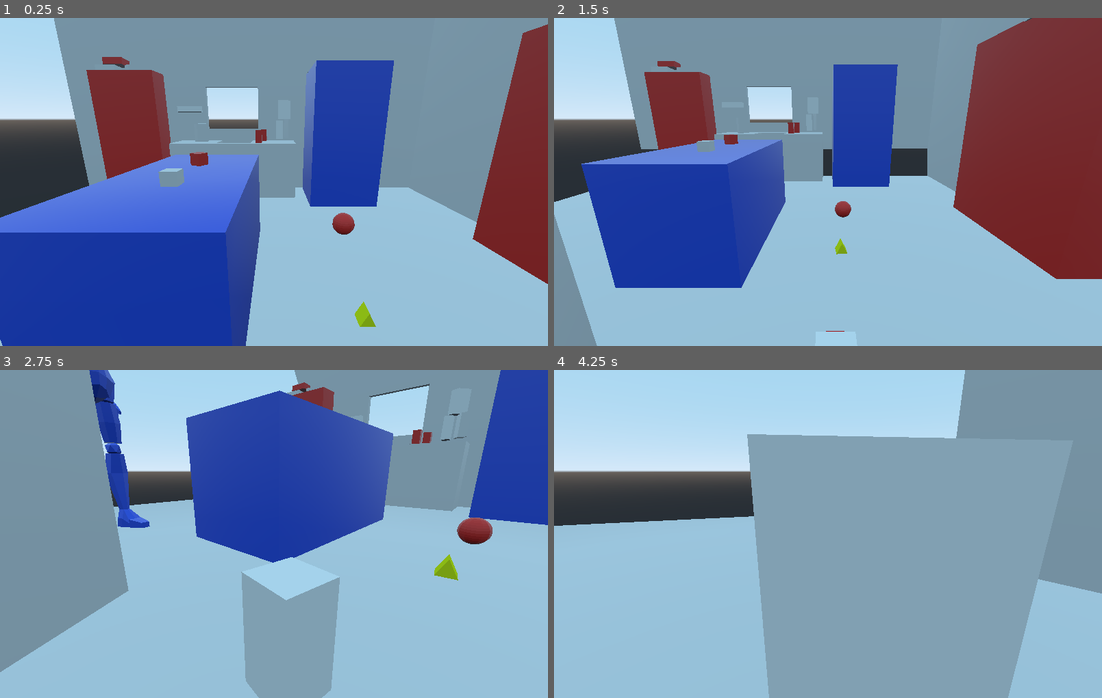
Above: before the commit, frames 1-4 (two rows, left to right).
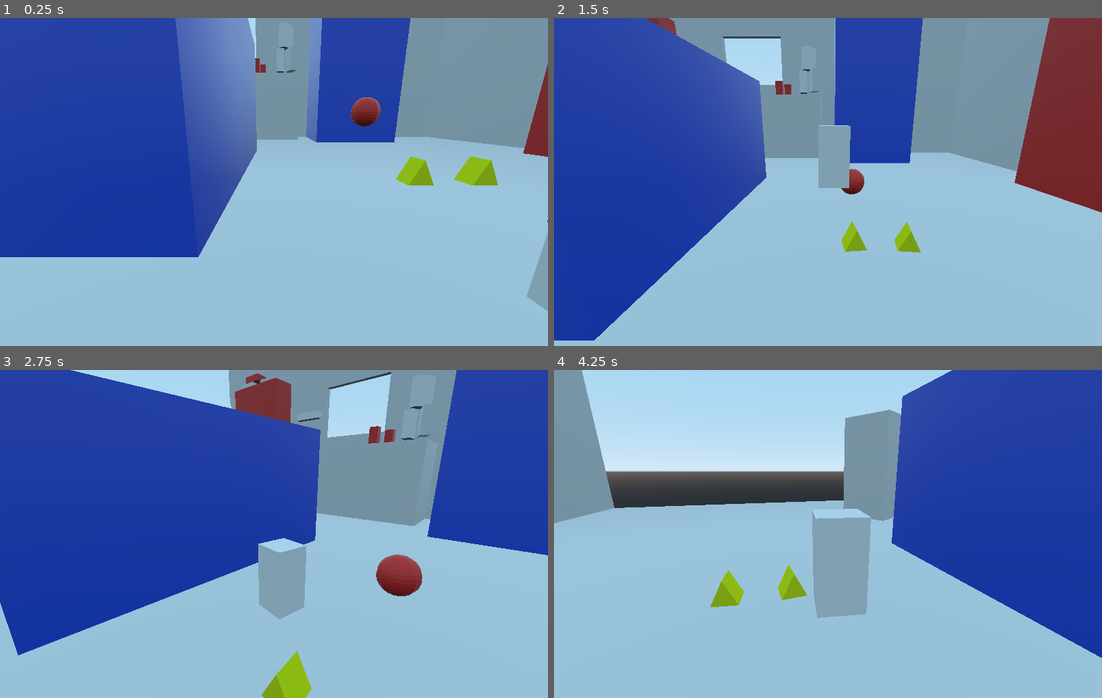
Above: after the commit, the same moments.

Repository: AntonCorrea/game-duendes
Game: Godot game, scene res://scenes/Game.tscn
The game is run twice, just before and just after one commit, with the same random seed, the same clock (stepped at 60 frames per second) and the same inputs.
Inputs (mouse positions are in pixels of both pictures, inside the frame that each line leads up to):
- Up to frame 1 (0.25 s): no input
- Up to frame 2 (1.5 s): hold W (move_forwards) from 0.53 s (still down); tap F (use) at 0.6 s; click (828, 182) at 0.67 s; tap Space (jump) at 0.77, 0.8, 1.07, 1.35 s; move the mouse to (992, 231) at 1.27 s; click (992, 231) at 1.42 s
- Up to frame 3 (2.75 s): tap Space (jump) at 1.52, 1.82, 2.3 s; tap F (use) at 1.55, 2.1 s; move the mouse to (109, 484) at 2.02 s; release W (move_forwards) at 2.03 s; hold A (turn_left) from 2.03 s (still down); click (109, 484) at 2.17 s
- Up to frame 4 (4.25 s): move the mouse to (855, 534) at 2.77 s; tap F (use) at 2.85 s; click (855, 534) at 2.92 s; tap Space (jump) at 3.02, 3.32, 3.6, 3.77, 4.07 s; move the mouse to (745, 452) at 3.52 s; release A (turn_left) at 3.53 s; hold S (move_backwards) from 3.53 s (still down); click (745, 452) at 3.67 s

The runs differ from the first frame. In frame 1, 62% of the frame differs, in the area x 0-100%, y 0-100%; in frame 2, 44%; in frame 3, 48%; in frame 4, 55%.

Commit message:
pick able elements

Diff:
--- a/scenes/CamOrigin.tscn
+++ b/scenes/CamOrigin.tscn
@@ -1,11 +1,10 @@
 [gd_scene load_steps=2 format=2]
 
 [ext_resource path="res://scripts/CamOrigin.gd" type="Script" id=1]
-
 
 [node name="CamOrigin" type="Spatial"]
 script = ExtResource( 1 )
 interpolation_delta = 1.0
 
 [node name="Camera" type="Camera" parent="."]
-transform = Transform( 1, 0, 0, 0, 0.965926, 0.258819, 0, -0.258819, 0.965926, 0, 3.96593, 5.74118 )
+transform = Transform( 1, 0, 0, 0, 0.965926, 0.258819, 0, -0.258819, 0.965926, 0, 5.77766, 12.5027 )
--- a/scenes/Game.tscn
+++ b/scenes/Game.tscn
@@ -21,9 +21,12 @@
 [node name="Escenario_placeholder_20 (1)" parent="." instance=ExtResource( 2 )]
 
 [node name="Player" parent="." instance=ExtResource( 4 )]
-transform = Transform( 1, 0, 1.06581e-14, 0, 1, 0, -1.06581e-14, 0, 1, 18, 46, 39 )
+transform = Transform( 1, 0, 1.06581e-14, 0, 1, 0, -1.06581e-14, 0, 1, 18, 0, 13 )
 
 [node name="Object" parent="." instance=ExtResource( 6 )]
 transform = Transform( 1, 0, 0, 0, 1, 0, 0, 0, 1, 20, 2, 0 )
 
+[node name="Object2" parent="." instance=ExtResource( 6 )]
+transform = Transform( 1, 0, 0, 0, 1, 0, 0, 0, 1, 25, 2, 0 )
+
 [editable path="CamOrigin"]
--- a/scenes/Object.tscn
+++ b/scenes/Object.tscn
@@ -1,28 +1,30 @@
-[gd_scene load_steps=5 format=2]
+[gd_scene load_steps=6 format=2]
+
+[ext_resource path="res://scripts/Object.gd" type="Script" id=1]
+
+[sub_resource type="BoxShape" id=1]
+
+[sub_resource type="PrismMesh" id=2]
+
+[sub_resource type="SpatialMaterial" id=3]
+albedo_color = Color( 0.941176, 0.996078, 0, 1 )
 
 [sub_resource type="BoxShape" id=4]
 
-[sub_resource type="PrismMesh" id=1]
-
-[sub_resource type="SpatialMaterial" id=2]
-albedo_color = Color( 0.941176, 0.996078, 0, 1 )
-
-[sub_resource type="BoxShape" id=5]
-
 [node name="Object" type="RigidBody"]
 transform = Transform( 1, 0, 0, 0, 1, 0, 0, 0, 1, 0, 1, 0 )
-mass = 10.0
+script = ExtResource( 1 )
 
 [node name="CollisionShape" type="CollisionShape" parent="."]
-shape = SubResource( 4 )
+shape = SubResource( 1 )
 
 [node name="MeshInstance" type="MeshInstance" parent="."]
-mesh = SubResource( 1 )
-material/0 = SubResource( 2 )
+mesh = SubResource( 2 )
+material/0 = SubResource( 3 )
 
 [node name="UseArea" type="Area" parent="." groups=[
 "use",
 ]]
 
 [node name="CollisionShape" type="CollisionShape" parent="UseArea"]
-shape = SubResource( 5 )
+shape = SubResource( 4 )
--- a/scenes/Player.tscn
+++ b/scenes/Player.tscn
@@ -1,6 +1,9 @@
 [gd_scene load_steps=7 format=2]
 
 [ext_resource path="res://scripts/Player.gd" type="Script" id=1]
+
+[sub_resource type="CapsuleShape" id=4]
+height = 2.0
 
 [sub_resource type="CubeMesh" id=1]
 size = Vector3( 2, 4, 2 )
@@ -11,33 +14,33 @@
 [sub_resource type="SpatialMaterial" id=3]
 albedo_color = Color( 0.964706, 0, 0, 1 )
 
-[sub_resource type="CapsuleShape" id=4]
-height = 2.0
-
 [sub_resource type="BoxShape" id=5]
 extents = Vector3( 2, 2, 2 )
 
 [node name="Player" type="KinematicBody"]
 script = ExtResource( 1 )
 
+[node name="CollisionShapePlayer" type="CollisionShape" parent="."]
+transform = Transform( 1, 0, 0, 0, -4.37114e-08, 1, 0, -1, -4.37114e-08, 0, 2, 0 )
+shape = SubResource( 4 )
+
 [node name="MeshInstance" type="MeshInstance" parent="."]
 transform = Transform( 1, 0, 0, 0, 1, 0, 0, 0, 1, 0, 2, 0 )
 mesh = SubResource( 1 )
 material/0 = null
 
-[node name="MeshInstance2" type="MeshInstance" parent="."]
-transform = Transform( 1, 0, 0, 0, 1, 0, 0, 0, 1, 0, 3, -1 )
+[node name="MeshInstance2" type="MeshInstance" parent="MeshInstance"]
+transform = Transform( 1, 0, 0, 0, 1, 0, 0, 0, 1, 0, 1, -1 )
 mesh = SubResource( 2 )
 material/0 = SubResource( 3 )
-
-[node name="CollisionShapePlayer" type="CollisionShape" parent="."]
-transform = Transform( 1, 0, 0, 0, -4.37114e-08, 1, 0, -1, -4.37114e-08, 0, 2, 0 )
-shape = SubResource( 4 )
 
 [node name="UseArea" type="Area" parent="."]
 
 [node name="CollisionShape" type="CollisionShape" parent="UseArea"]
 transform = Transform( 1, 0, 0, 0, 1, 0, 0, 0, 1, 0, 2, -3 )
 shape = SubResource( 5 )
+
+[node name="SpatialObjectsContainer" type="Spatial" parent="."]
+transform = Transform( 1, 0, 0, 0, 1, 0, 0, 0, 1, 0, 5.5, 0 )
 [connection signal="area_entered" from="UseArea" to="." method="_on_UseArea_area_entered"]
 [connection signal="area_exited" from="UseArea" to="." method="_on_UseArea_area_exited"]
--- a/scenes/UI.tscn
+++ b/scenes/UI.tscn
@@ -1,7 +1,6 @@
 [gd_scene load_steps=2 format=2]
 
 [ext_resource path="res://scripts/UI.gd" type="Script" id=1]
-
 
 [node name="UI" type="Control"]
 anchor_right = 1.0
@@ -10,4 +9,31 @@
 __meta__ = {
 "_edit_use_anchors_": false
 }
+
+[node name="Node2D" type="Node2D" parent="."]
+position = Vector2( 349.674, 253.62 )
+scale = Vector2( 2, 2 )
+
+[node name="PressF" type="Label" parent="Node2D"]
+margin_right = 48.0
+margin_bottom = 14.0
+text = "PRESS F"
+__meta__ = {
+"_edit_use_anchors_": false
+}
+
+[node name="ToPick" type="Label" parent="Node2D/PressF"]
+margin_left = -10.3826
+margin_top = 14.0
+margin_right = 62.6174
+margin_bottom = 28.0
+text = "TO PICK UP"
+
+[node name="ToThrow" type="Label" parent="Node2D/PressF"]
+margin_left = -10.3826
+margin_top = 14.0
+margin_right = 62.6174
+margin_bottom = 28.0
+text = "TO THROW"
 [connection signal="gui_input" from="." to="." method="_on_UI_gui_input"]
+[connection signal="resized" from="." to="." method="_on_UI_resized"]
--- a/scripts/Manager.gd
+++ b/scripts/Manager.gd
@@ -11,7 +11,8 @@
 func _ready():
 	player = get_parent().get_node("Player")
 	ui = get_parent().get_node("UI")
-	player.connect("can_use",ui,"show_can_use")
+	player.connect("can_pick",ui,"show_can_pick")
+	player.connect("can_throw",ui,"show_can_throw")
 	pass # Replace with function body.
 
 
--- /dev/null
+++ b/scripts/Object.gd
@@ -0,0 +1,77 @@
+extends RigidBody
+
+
+# Declare member variables here. Examples:
+# var a = 2
+# var b = "text"
+var tween_pick_object:Tween
+
+export(int,
+"TRANS_LINEAR"
+,"TRANS_SINE"
+,"TRANS_QUINT"
+,"TRANS_QUART"
+,"TRANS_QUAD"
+,"TRANS_EXPO"
+,"TRANS_ELASTIC"
+,"TRANS_CUBIC"
+,"TRANS_CIRC"
+,"TRANS_BOUNCE"
+,"TRANS_BACK") var tween_type
+export (int,
+"EASE_IN",
+"EASE_OUT",
+"EASE_IN_OUT",
+"EASE_OUT_IN") var easing_jump
+
+var picked = false
+var container:Spatial
+var follow_container = false
+
+var mov_vec :Vector3
+# Called when the node enters the scene tree for the first time.
+func _ready():
+	tween_pick_object = Tween.new()
+# warning-ignore:return_value_discarded
+	tween_pick_object.connect("tween_all_completed",self,"set_follow")
+	add_child(tween_pick_object)
+	pass # Replace with function body.
+
+func _process(_delta):
+	mov_vec = Vector3.ZERO
+	if follow_container:
+		self.global_transform = container.global_transform
+
+func pick_up(from:Spatial):
+	container = from
+	self.mode = MODE_KINEMATIC
+# warning-ignore:return_value_discarded
+	tween_pick_object.interpolate_property(self,"translation",self.global_transform.origin,container.global_transform.origin,
+	.25,
+	tween_type,
+	easing_jump)
+
+# warning-ignore:return_value_discarded
+	tween_pick_object.start()
+
+func set_follow():
+	follow_container = true
+	container.get_parent().can_throw = true
+	container.get_parent().emit_signal("can_throw",true)
+
+func throw():
+	follow_container = false
+	container.get_parent().can_throw = false
+	container.get_parent().emit_signal("can_throw",false)
+	self.mode = MODE_RIGID
+	apply_impulse(Vector3(0, 0, 0), Vector3(0, 10, -10).rotated(Vector3(0, 1, 0), rotation.y))
+
+func drop():
+	follow_container = false
+	container.get_parent().can_throw = false
+	self.mode = MODE_RIGID
+	apply_impulse(Vector3(0, 0, 0), Vector3(15, 0, 0).rotated(Vector3(0, 1, 0), rotation.y))
+
+# Called every frame. 'delta' is the elapsed time since the previous frame.
+#func _process(delta):
+#	pass
--- a/scripts/Player.gd
+++ b/scripts/Player.gd
@@ -1,6 +1,7 @@
 extends KinematicBody
 
-signal can_use
+signal can_pick
+signal can_throw
 
 export var MOVE_SPEED = 10
 export var ROT_SPEED = 2
@@ -11,17 +12,21 @@
 var mov_vec = Vector3()
 var y_velo =0
 
-var object_to_use:RigidBody
+var object_to_pick:RigidBody
+var object_picked:RigidBody
+var can_throw = false
+
 
 # Called when the node enters the scene tree for the first time.
 func _ready():
+
 	pass # Replace with function body.
 
 
 # Called every frame. 'delta' is the elapsed time since the previous frame.
 
 func _process(delta):
-	mov_vec = Vector3() * 0
+	mov_vec = Vector3.ZERO
 	if Input.is_action_pressed("move_forwards"):
 		mov_vec.z -= 1
 	if Input.is_action_pressed("move_backwards"):
@@ -31,9 +36,14 @@
 	if Input.is_action_pressed("turn_left"):
 		rotate_y(1 * delta * ROT_SPEED)
 	if Input.is_action_just_pressed("use"):
-		if(object_to_use):
-			print("USE" + str(object_to_use))
+		if(object_to_pick):
+			if(can_throw):
+				object_picked.drop()
+			object_picked = object_to_pick
+			object_to_pick.pick_up($"SpatialObjectsContainer")
 
+		elif can_throw:
+			object_picked.throw()
 
 func _physics_process(_delta):
 	_movement_and_jump()
@@ -60,15 +70,15 @@
 	if y_velo < -MAX_FALL_SPEED:
 		y_velo = -MAX_FALL_SPEED
 
-
 func _on_UseArea_area_entered(area):
 	if area.is_in_group("use"):
-		object_to_use = area.get_parent()
-		emit_signal("can_use",true)
+		object_to_pick = area.get_parent()
+		emit_signal("can_pick",true)
 	pass # Replace with function body.
+
 func _on_UseArea_area_exited(area):
 	if area.is_in_group("use"):
-		if area.get_parent() == object_to_use:
-			object_to_use = null
-			emit_signal("can_use",false)
+		if area.get_parent() == object_to_pick:
+			object_to_pick = null
+			emit_signal("can_pick",false)
 	pass # Replace with function body.
--- a/scripts/UI.gd
+++ b/scripts/UI.gd
@@ -1,13 +1,16 @@
 extends Control
 
-
-# Declare member variables here. Examples:
-# var a = 2
-# var b = "text"
-#var manager
 var direction: Vector2
 var was_pressed
 var pivot: Vector2
+
+var label_press
+
+func _ready():
+	label_press = get_node("Node2D/PressF")
+	label_press.hide()
+	label_press.get_node("ToPick").hide()
+	label_press.get_node("ToThrow").hide()
 
 func _process(_delta):
 #	if(manager.paused == true):
@@ -17,7 +20,7 @@
 	if was_pressed:
 		#yield(get_tree().create_timer(4.0), "timeout")
 		direction = get_viewport().get_mouse_position() - pivot
-		set_joystic_pos()
+		#set_joystic_pos()
 		pass
 
 	pass
@@ -27,16 +30,13 @@
 	direction = Vector2.ZERO
 	pivot = Vector2.ZERO
 
-# UI Joystick
 func set_joystic_pos():
+	if get_parent().get_viewport().get_mouse_position().distance_to(pivot) > 256 * self.scale.x:
+		var ui_dir = direction.normalized()*256
+		$Dir.transform.origin = ui_dir
+	else:
+		$Dir.global_transform.origin = get_viewport().get_mouse_position()
 	pass
-#	if get_parent().get_viewport().get_mouse_position().distance_to(pivot) > 256 * self.scale.x:
-#		var ui_dir = direction.normalized()*256
-#		$Dir.transform.origin = ui_dir
-#	else:
-#		$Dir.global_transform.origin = get_viewport().get_mouse_position()
-#	pass
-
 
 func _on_UI_gui_input(event):
 	if event is InputEventMouseButton and event.button_index == BUTTON_LEFT:
@@ -57,8 +57,23 @@
 	pass # Replace with function body.
 	pass # Replace with function body.
 
-func show_can_use(value):
+func show_can_pick(value):
 	if value:
-		print("show")
+		if(label_press.get_node("ToThrow")).is_visible():
+			label_press.get_node("ToThrow").hide()
+		label_press.show()
+		label_press.get_node("ToPick").show()
 	else:
-		print("no show")
+		label_press.hide()
+		label_press.get_node("ToPick").hide()
+
+func show_can_throw(value):
+	if value:
+		label_press.show()
+		label_press.get_node("ToThrow").show()
+	else:
+		label_press.hide()
+		label_press.get_node("ToThrow").hide()
+
+func _on_UI_resized():
+	pass # Replace with function body.
